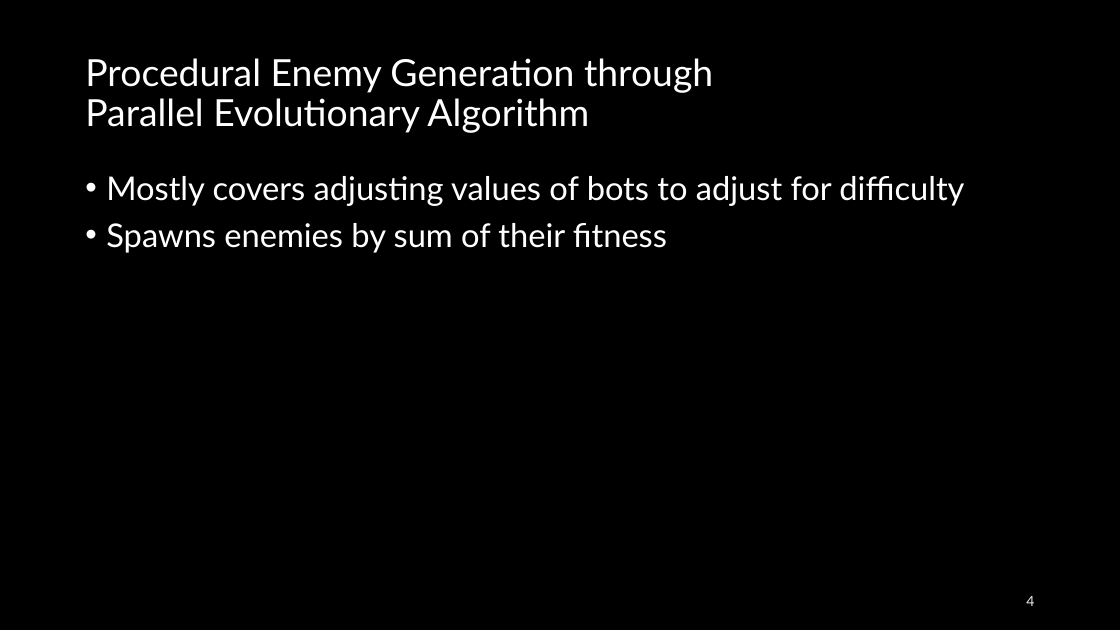
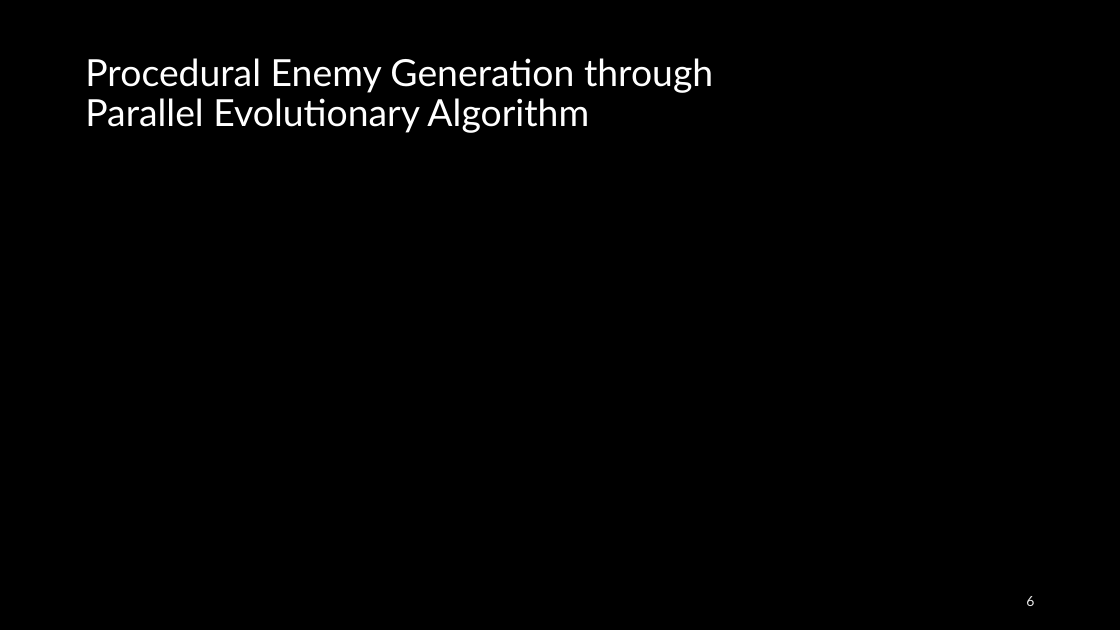
Before and after one commit to Raamxie/BGEN, a slide deck: slide 6 of Automatic generation of enemies in a survival computer.pptx (slide 4 before the commit). Drawn at 1120x630 pixels with LibreOffice and Linux fonts; fonts in the diff are those of the drawing; grey boxes stand for pictures. Boxes give left, top, right and bottom in pixels: in the first picture for what was removed or moved away, otherwise in the second. Text is boxed around its words. In the diff, an @@ line names an element or a change of style, - is before the commit and + after.

```diff
--- a/Automatic generation of enemies in a survival computer.pptx
+++ b/Automatic generation of enemies in a survival computer.pptx
@@ text removed at (106, 176, 964, 253) @@
-• Mostly covers adjusting values of bots to adjust for difficulty
-• Spawns enemies by sum of their fitness
@@ page number at (1026, 596, 1034, 606): text changed @@
-4
+6
```
Also in this commit, not shown: 5 other slides changed, 6 slides added, 1 slide removed, 9 other files.
